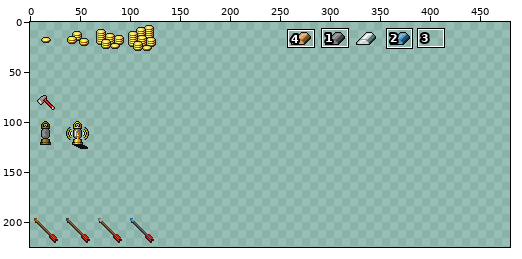
One commit to this sprite sheet: src/assets/graphics/items/general.png. The first picture is a wide view before the edit; the outline marks the close-up.
Close-up. As it was:
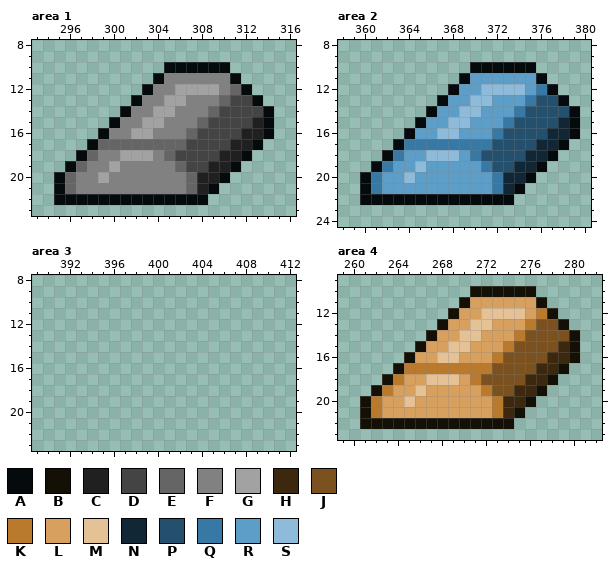
The file is 480x480 pixels. Colours within 5 levels of each other are drawn and written as one. Shown: area 1: x 293..316, y 8..23; area 2: x 358..380, y 8..24; area 3: x 389..412, y 8..23; area 4: x 259..282, y 9..23. The wide view leaves out empty margins. The commit also changed other parts of the picture, which this record leaves out.
Palette (. is transparent): A #050a0d  B #141006  C #202020  D #444444  E #656565  F #818181  G #a2a2a2  H #3c280f  J #7b511f  K #b97a2e  L #d7a05e  M #e5c196  N #122735  P #25506d  Q #3779a4  R #5c9ec8  S #8dbbd9
The result:
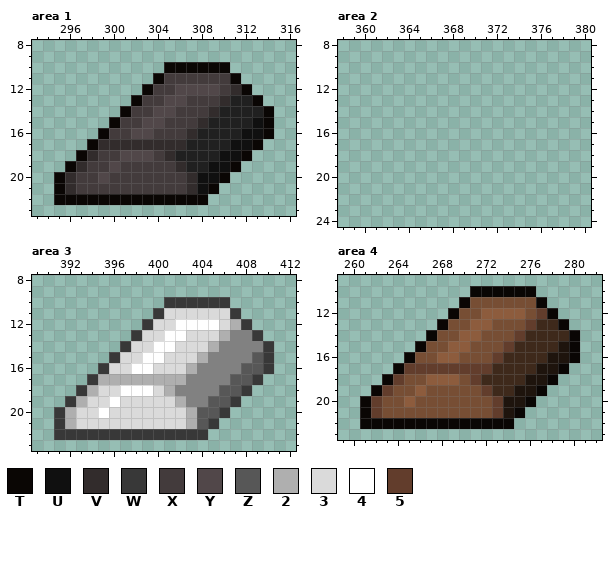
Colours new in this view: T #0a0604  U #101010  V #322c2c  W #383838  X #433b3c  Y #514749  Z #575757  2 #afafaf  3 #dadada  4 #ffffff  5 #623d2c
The exact change:
colour H: #3c280f -> #1e140d
colour J: #7b511f -> #3e291b
colour L: #d7a05e -> #774e34
colour M: #e5c196 -> #8d5c3d
Changed rows in their new state; - is a pixel that keeps its letter.
Area 1:
first column x 295:
10 ----------TTTTTT----
11 ---------TXXXXXXT---
12 --------TXXYYYYXVT--
13 -------TXXYYXXXVCCT-
14 ------TXXYYXXXVCCCCT
15 -----TXXYYXXXVCCCCUT
16 ----TXXYYXXXVCCCCUUT
17 ---TVVVVVVVVCCCCUUT-
18 --TVXXYYYXVCCCCUUT--
19 -TVXXYXXXXXVCCUUT---
20 TVXXYXXXXXXXVUUT----
21 TVXXXXXXXXXXVUT-----
22 TTTTTTTTTTTTTT------
Area 2:
first column x 360:
10 ----------......----
11 ---------........---
12 --------..........--
13 -------............-
14 ------..............
15 -----...............
16 ----................
17 ---................-
18 --................--
19 -................---
20 ................----
21 ...............-----
22 ..............------
Area 3:
first column x 391:
10 ----------WWWWWW----
11 ---------W333333W---
12 --------W33444432W--
13 -------W33443332FFW-
14 ------W33443332FFFFW
15 -----W33443332FFFFZW
16 ----W33443332FFFFZZW
17 ---W22222222FFFFZZW-
18 --W23344432FFFFZZW--
19 -W2334333332FFZZW---
20 W233433333332ZZW----
21 W233333333332ZW-----
22 WWWWWWWWWWWWWW------
Area 4:
first column x 261:
10 ----------TTTTTT----
11 ---------T------T---
12 --------T-------5T--
13 -------T-------5--T-
14 ------T-------5----T
15 -----T-------5-----T
16 ----T-------5------T
17 ---T55555555------T-
18 --T5------5------T--
19 -T5--------5----T---
20 T5----------5--T----
21 T5----------5-T-----
22 TTTTTTTTTTTTTT------
